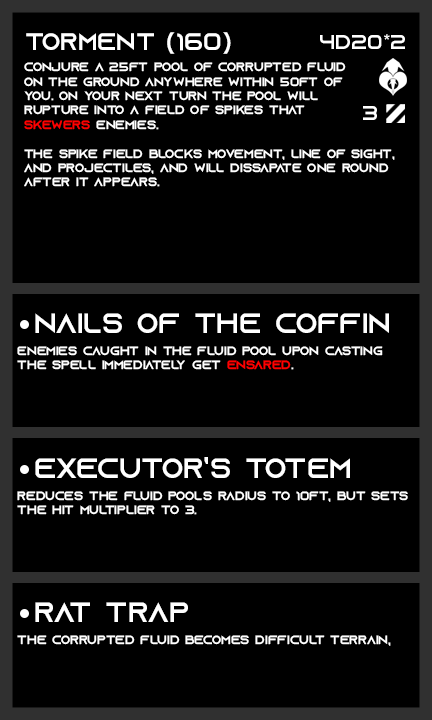
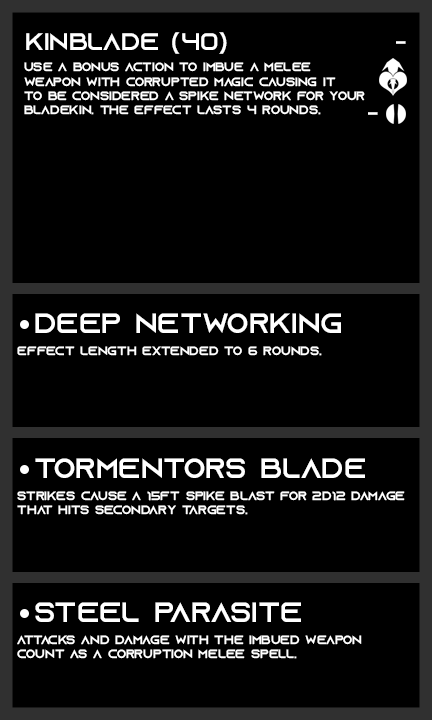
The second 432 x 720 image is a revision of the first. Changes to its layers:
hid "Anti Tank" over [386, 104, 405, 123]
showed "Standard" over [386, 104, 406, 124]
painted on "AP" over [363, 106, 378, 120]
renamed "4d20*2" to "-", painted on it over [320, 34, 406, 49]
painted on "archetype" over [24, 62, 395, 187]
renamed "torment (160)" to "kinblade (40)", painted on it over [26, 32, 231, 54]
renamed "enemies caught in the fluid pool upon casting the spell immedia" to "effect length extended to 6 rounds.", painted on it over [17, 346, 383, 370]
renamed "nails of the coffin" to "deep networking", painted on it over [35, 313, 389, 333]
renamed "reduces the fluid pools radius to 10ft, but sets the hit multip" to "strikes cause a 15ft spike blast for 2d12 damage that hits seco", painted on it over [17, 491, 408, 515]
renamed "executor’s totem" to "tormentors blade", painted on it over [35, 457, 365, 478]
renamed "the corrupted fluid becomes difficult terrain," to "attacks and damage with the imbued weapon count as a corruptio", painted on it over [17, 635, 391, 659]
renamed "rat trap" to "steel parasite", painted on it over [35, 602, 301, 622]